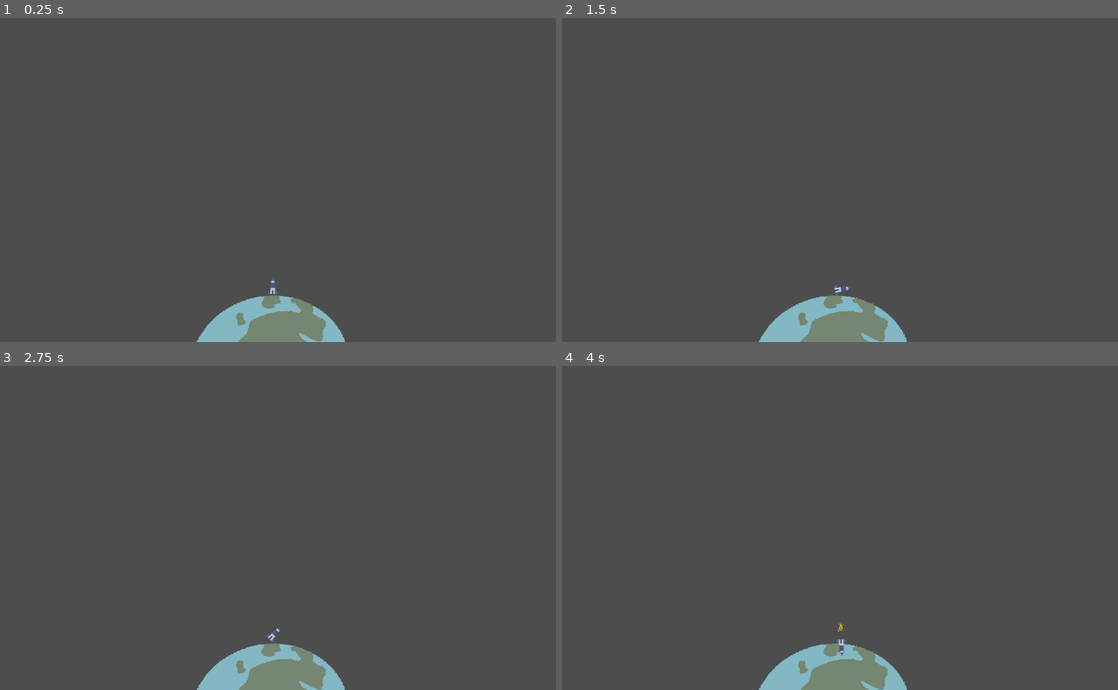
Above: before the commit, frames 1-4 (two rows, left to right).
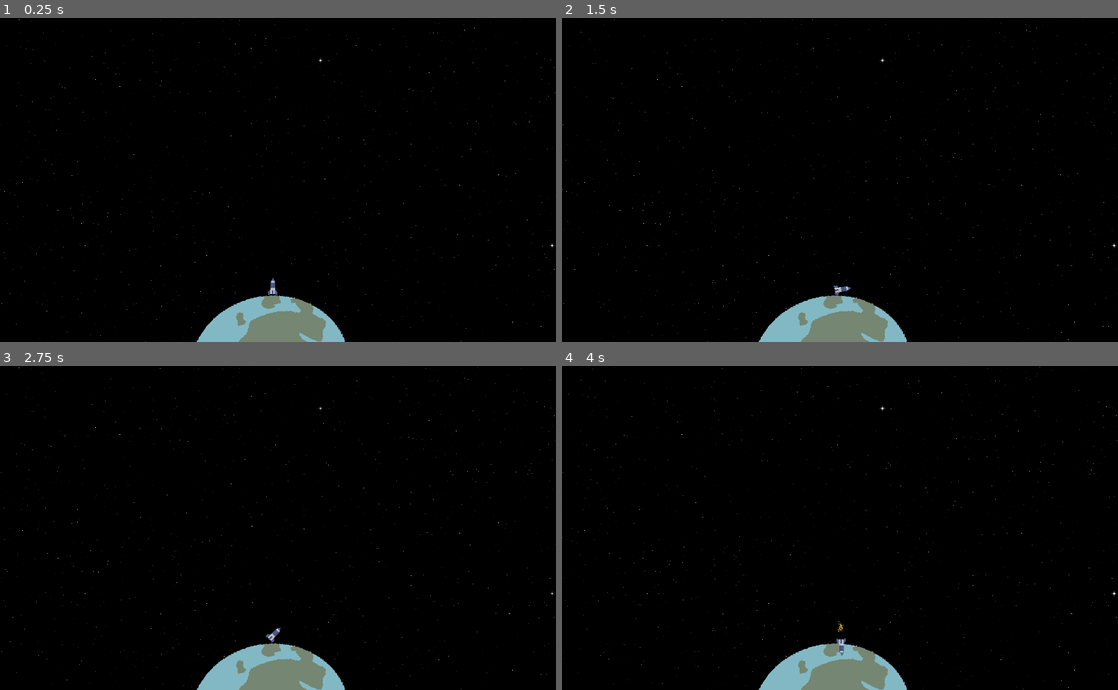
Above: after the commit, the same moments.

Repository: binaryArrow/rocketlaunch
Game: Godot game, scene res://scenes/level/level.tscn
The game is run twice, just before and just after one commit, with the same random seed, the same clock (stepped at 60 frames per second) and the same inputs. Before the commit the project starts from res://scenes/level.tscn.
Inputs:
- Up to frame 1 (0.25 s): no input
- Up to frame 2 (1.5 s): tap Enter (ui_accept) at 0.5, 0.77 s; hold Right (ui_right) 0.53-1.28 s; hold Left (ui_left) from 1.28 s (still down)
- Up to frame 3 (2.75 s): tap Enter (ui_accept) at 1.52 s; release Left (ui_left) at 2.03 s; hold Right (ui_right) from 2.03 s (still down)
- Up to frame 4 (4 s): tap Enter (ui_accept) at 3.02, 3.77 s; release Right (ui_right) at 3.53 s; hold Left (ui_left) from 3.53 s (still down)

The runs differ from the first frame. In frame 1, 97% of the frame differs, in the area x 0-100%, y 0-100%; in frame 2, 97%; in frame 3, 97%; in frame 4, 97%.

Commit message:
add background and fix restart on boundary hit

Diff:
--- a/project.godot
+++ b/project.godot
@@ -26,6 +26,7 @@
 [layer_names]
 
 2d_physics/layer_2="landing-platforms"
+2d_physics/layer_3="player"
 
 [rendering]
 
--- a/scenes/level.gd
+++ /dev/null
@@ -1,5 +0,0 @@
-extends Node2D
-
-
-func _on_area_2d_body_entered(_body: Node2D) -> void:
-	get_tree().call_deferred("reload_current_scene")
--- /dev/null
+++ b/scenes/level/background.tscn
@@ -0,0 +1,23 @@
+[gd_scene load_steps=3 format=3 uid="uid://c3ah1bdol7em1"]
+
+[ext_resource type="Shader" uid="uid://dwom37nw6apg4" path="res://shaders/stars.gdshader" id="1_unick"]
+
+[sub_resource type="ShaderMaterial" id="ShaderMaterial_7pqwp"]
+shader = ExtResource("1_unick")
+shader_parameter/bg_color = Color(0, 0, 0, 1)
+shader_parameter/offset = Vector2(0, 0)
+shader_parameter/bigStarSlow = 2.0
+shader_parameter/mediumStarSlow = 6.0
+shader_parameter/smallStarSlow = 8.0
+shader_parameter/smallStarAmount = 0.003
+shader_parameter/mediumStarAmount = 0.002
+shader_parameter/bigStarAmount = 0.001
+
+[node name="Background" type="CanvasLayer"]
+layer = -10
+
+[node name="ColorRect" type="ColorRect" parent="."]
+material = SubResource("ShaderMaterial_7pqwp")
+offset_right = 40.0
+offset_bottom = 40.0
+scale = Vector2(36.060802, 21.152805)
--- /dev/null
+++ b/scenes/level/level.gd
@@ -0,0 +1,10 @@
+extends Node2D
+
+
+func _on_area_2d_body_entered(_body: Node2D) -> void:
+	print("Rocket crashed! Restarting level...")
+	get_tree().call_deferred("reload_current_scene")
+
+
+func _on_rocket_landed() -> void:
+	print("Rocket has landed successfully!")
--- a/scenes/level.tscn
+++ b/scenes/level/level.tscn
@@ -1,8 +1,9 @@
-[gd_scene load_steps=8 format=3 uid="uid://dpr52knlj0bhn"]
+[gd_scene load_steps=9 format=3 uid="uid://dpr52knlj0bhn"]
 
 [ext_resource type="PackedScene" uid="uid://cpdovtc5o2deu" path="res://scenes/rocket/rocket.tscn" id="1_2q6dc"]
 [ext_resource type="Texture2D" uid="uid://c50yfl0nfwjxd" path="res://assets/earth.png" id="1_w7c3h"]
-[ext_resource type="Script" uid="uid://b1vxxexucm7bn" path="res://scenes/level.gd" id="1_w8frs"]
+[ext_resource type="Script" uid="uid://b1vxxexucm7bn" path="res://scenes/level/level.gd" id="1_w8frs"]
+[ext_resource type="PackedScene" uid="uid://c3ah1bdol7em1" path="res://scenes/level/background.tscn" id="3_hnne4"]
 [ext_resource type="PackedScene" uid="uid://b8cyql2s764g2" path="res://scenes/platforms/platform.tscn" id="4_mx8sn"]
 
 [sub_resource type="CircleShape2D" id="CircleShape2D_2q6dc"]
@@ -17,7 +18,6 @@
 
 [node name="World" type="StaticBody2D" parent="."]
 position = Vector2(0, -19)
-collision_mask = 0
 
 [node name="CollisionShape2D" type="CollisionShape2D" parent="World"]
 position = Vector2(704.99994, 958.00006)
@@ -32,7 +32,7 @@
 
 [node name="BottomBoundary" type="Area2D" parent="World"]
 position = Vector2(0, 19)
-collision_mask = 2
+collision_mask = 4
 
 [node name="CollisionShape2D" type="CollisionShape2D" parent="World/BottomBoundary"]
 position = Vector2(225, 839)
@@ -40,7 +40,8 @@
 
 [node name="LeftBoundary" type="Area2D" parent="World"]
 position = Vector2(-241, -347)
-collision_mask = 2
+collision_layer = 0
+collision_mask = 4
 
 [node name="CollisionShape2D" type="CollisionShape2D" parent="World/LeftBoundary"]
 position = Vector2(225, 839)
@@ -49,7 +50,8 @@
 
 [node name="RightBoundary" type="Area2D" parent="World"]
 position = Vector2(1234, -332)
-collision_mask = 2
+collision_layer = 0
+collision_mask = 4
 
 [node name="CollisionShape2D" type="CollisionShape2D" parent="World/RightBoundary"]
 position = Vector2(225, 839)
@@ -58,12 +60,15 @@
 
 [node name="TopBoundary" type="Area2D" parent="World"]
 position = Vector2(615, -827)
-collision_mask = 2
+collision_layer = 0
+collision_mask = 4
 
 [node name="CollisionShape2D" type="CollisionShape2D" parent="World/TopBoundary"]
 position = Vector2(149, 836)
 rotation = 3.1415927
 shape = SubResource("WorldBoundaryShape2D_w8frs")
+
+[node name="Background" parent="World" instance=ExtResource("3_hnne4")]
 
 [node name="CharacterBody2D" parent="." instance=ExtResource("1_2q6dc")]
 position = Vector2(706, 693)
@@ -88,4 +93,5 @@
 [connection signal="body_entered" from="World/LeftBoundary" to="." method="_on_area_2d_body_entered"]
 [connection signal="body_entered" from="World/RightBoundary" to="." method="_on_area_2d_body_entered"]
 [connection signal="body_entered" from="World/TopBoundary" to="." method="_on_area_2d_body_entered"]
+[connection signal="landed" from="CharacterBody2D" to="." method="_on_rocket_landed"]
 [connection signal="timeout" from="Timer" to="." method="_on_timer_timeout"]
--- a/scenes/rocket/rocket.gd
+++ b/scenes/rocket/rocket.gd
@@ -9,6 +9,8 @@
 
 
 @onready var jet_stream = $JetStream as CPUParticles2D
+
+signal landed
 
 
 func _ready() -> void:
@@ -38,7 +40,7 @@
 
 func _on_timer_timeout() -> void:
 	timer_label.text = "LANDING SUCCESSFUL"
-
+	emit_signal("landed")
 
 func _on_landing_indicator_body_entered(_body: Node2D) -> void:
 	timer.start()
--- a/scenes/rocket/rocket.tscn
+++ b/scenes/rocket/rocket.tscn
@@ -26,7 +26,7 @@
 font_size = 20
 
 [node name="RigidBody2D" type="RigidBody2D"]
-collision_layer = 0
+collision_layer = 4
 collision_mask = 3
 physics_material_override = SubResource("PhysicsMaterial_0wp70")
 gravity_scale = 0.534
--- /dev/null
+++ b/shaders/stars.gdshader
@@ -0,0 +1,59 @@
+shader_type canvas_item;
+
+uniform vec4 bg_color: source_color;
+uniform vec2 offset;
+uniform float bigStarSlow = 2.0;
+uniform float mediumStarSlow = 6.0;
+uniform float smallStarSlow = 8.0;
+
+uniform float smallStarAmount = 0.1;
+uniform float mediumStarAmount = 0.01;
+uniform float bigStarAmount = 0.02;
+
+float rand(vec2 st) {
+    return fract(sin(dot(st.xy, vec2(12.9898,78.233))) * 43758.5453123);
+}
+
+void fragment() {
+	vec2 normCoordBig = FRAGCOORD.xy+floor(offset/bigStarSlow);
+	vec2 normCoordMedium = FRAGCOORD.xy+floor(offset/mediumStarSlow);
+	vec2 normCoordSmall = FRAGCOORD.xy+floor(offset/smallStarSlow);
+
+	float color = 0.0;
+
+	float size = 20.0;
+	float prob = 1.0-mediumStarAmount;
+	vec2 pos = floor(1.0 / size * normCoordMedium);
+	float starValue = rand(pos);
+
+	// Draw medium Stars
+	if (starValue > prob)
+	{
+		vec2 center = size * pos + vec2(size, size) * 0.5;
+		float t = 0.9 + 0.2 * sin(TIME * 8.0 + (starValue - prob) / (1.0 - prob) * 45.0);
+		color = 1.0 - distance(normCoordMedium.xy, center) / (0.5 * size);
+		color = color * t / (abs(normCoordMedium.y - center.y)) * t / (abs(normCoordMedium.x - center.x));
+	}
+
+	// Draw Big stars
+	size = 100.0;
+	prob = 1.0-bigStarAmount;
+	pos = floor(1.0 / size * normCoordBig);
+	starValue = rand(pos);
+
+	if (starValue > prob)
+	{
+		vec2 center = size * pos + vec2(size, size) * 0.5;
+		float t = 0.9 + 0.2 * sin(TIME * 8.0 + (starValue - prob) / (1.0 - prob) * 45.0);
+		color = 1.0 - distance(normCoordBig.xy, center) / (0.5 * size);
+		color = color * t / (abs(normCoordBig.y - center.y)) * t / (abs(normCoordBig.x - center.x));
+	}
+
+	// Draw Small stars
+	if (rand(normCoordSmall / 20.0) > 1.0-smallStarAmount)
+	{
+		float r = rand(normCoordSmall);
+		color = r * (0.85 * sin(TIME * (r * 5.0) + 720.0 * r) + 0.95);
+	}
+	COLOR = vec4(vec3(color),color) + bg_color;
+}
Renamed: scenes/level.gd.uid -> scenes/level/level.gd.uid
Not shown, added: shaders/stars.gdshader.uid
